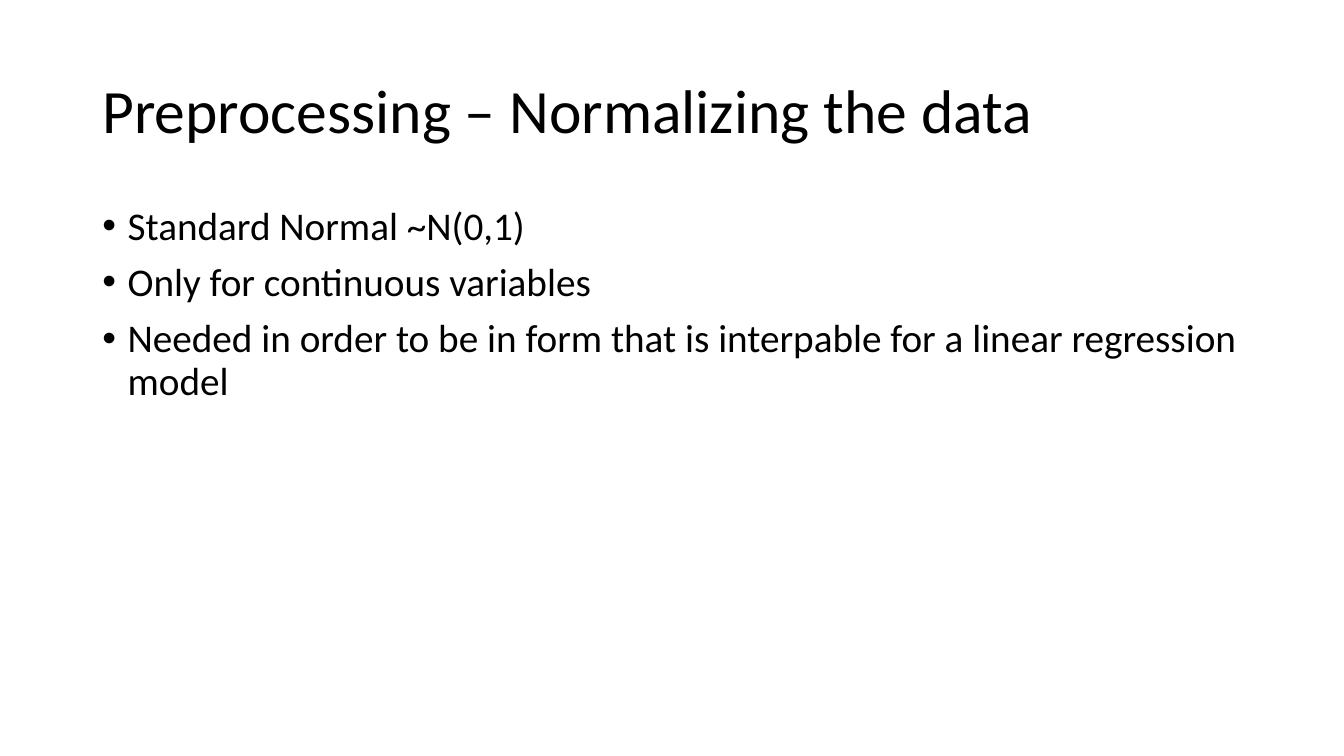
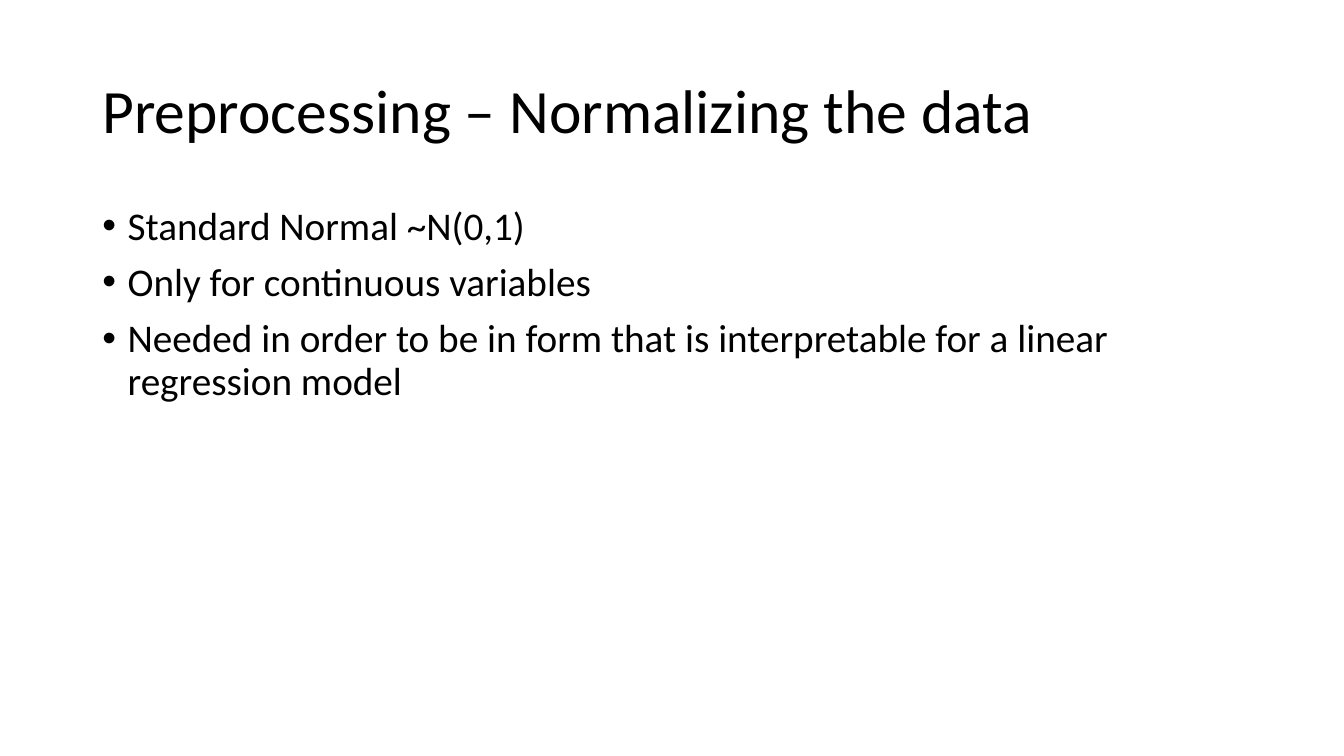
Before and after one commit to donaldsonm731/Asthma_Prediction, a slide deck: slide 9 of Mid_Semester_Pres.pptx. Drawn at 1344x756 pixels with LibreOffice and Linux fonts; fonts in the diff are those of the drawing. Boxes give left, top, right and bottom in pixels: in the first picture for what was removed or moved away, otherwise in the second. Text is boxed around its words. In the diff, an @@ line names an element or a change of style, - is before the commit and + after.

```diff
--- a/Mid_Semester_Pres.pptx
+++ b/Mid_Semester_Pres.pptx
@@ text at <box>128,324,1107,402</box>: text changed @@
-• Needed in order to be in form that is interpable for a linear regression model
+• Needed in order to be in form that is interpretable for a linear regression model
```
Also in this commit, not shown: 4 other slides changed, 2 other files.
